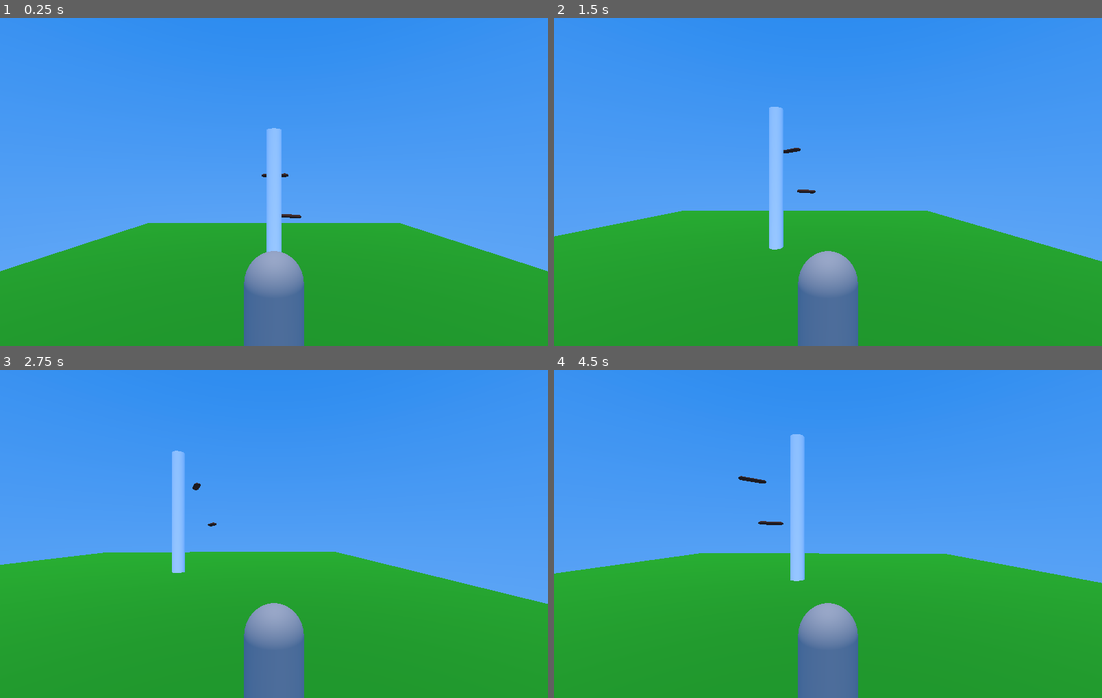
Above: before the commit, frames 1-4 (two rows, left to right).
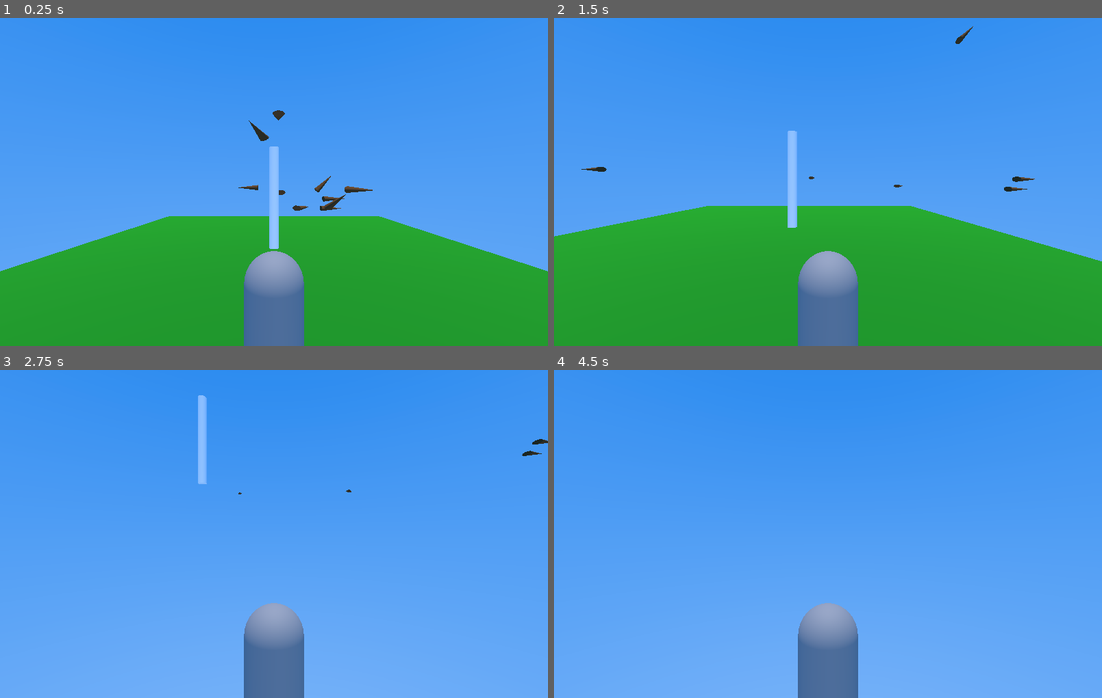
Above: after the commit, the same moments.

Repository: super-goose/boids
Game: Godot game, scene res://scenes/main_3d/main_3d.tscn
The game is run twice, just before and just after one commit, with the same random seed, the same clock (stepped at 60 frames per second) and the same inputs.
Inputs (mouse positions are in pixels of both pictures, inside the frame that each line leads up to):
- Up to frame 1 (0.25 s): no input
- Up to frame 2 (1.5 s): tap Enter (ui_accept) at 0.5, 0.77 s; move the mouse to (948, 165) at 0.52 s; hold Right (ui_right) 0.53-1.28 s; click (948, 165) at 0.67 s; move the mouse to (718, 198) at 1.27 s; hold Down (ui_down) from 1.28 s (still down)
- Up to frame 3 (2.75 s): tap Enter (ui_accept) at 1.52 s; move the mouse to (328, 461) at 2.02 s; release Down (ui_down) at 2.03 s; hold Right (ui_right) from 2.03 s (still down)
- Up to frame 4 (4.5 s): move the mouse to (800, 599) at 2.77 s; release Right (ui_right) at 2.78 s; hold Up (ui_up) 2.78-3.53 s; click (800, 599) at 2.92 s; tap Enter (ui_accept) at 3.02, 3.77 s; move the mouse to (992, 583) at 3.52 s; hold Left (ui_left) from 3.53 s (still down); move the mouse to (663, 484) at 4.27 s

The runs differ from the first frame. In frame 1, 1.7% of the frame differs, in the area x 27-73%, y 28-72%; in frame 2, 2.4%; in frame 3, 39%; in frame 4, 40%, in the area x 0-100%, y 19-100%.

Commit message:
boids fly in their own direction

Diff:
--- a/scenes/boid_3d/boid_3d.gd
+++ b/scenes/boid_3d/boid_3d.gd
@@ -1,3 +1,4 @@
+class_name Boid
 extends CharacterBody3D
 
 @export var speed = 14
@@ -5,21 +6,28 @@
 var direction = Vector3.FORWARD
 var rotation_speed = 3 * PI / 2
 var target_velocity = Vector3.ZERO
+var neighbors: Array[Boid] = []
 
 func _ready():
 	print('new boid!')
-	position = Vector3(randi_range(1, 3), randi_range(4, 7), randi_range(1, 3))
 
 func _physics_process(delta):
 	print('boid movin')
+	# check for average direction
+	var average_direction = Vector3.ZERO
+	for neighbor in neighbors:
+		average_direction = average_direction + neighbor.direction
 
-	# We create a local variable to store the input direction.
-	direction = direction.rotated(Vector3.UP, rotation_speed * delta)
-	rotate_y(rotation_speed * delta)
+	average_direction = average_direction.normalized()
 
-	direction.normalized()
+	#direction = direction.rotated(Vector3.UP, rotation_speed * delta)
+	#lerp_angle(0, PI, 1)
+	#rotate_y(rotation_speed * delta)
+
+	direction = direction.normalized()
 	# Ground Velocity
 	target_velocity.x = direction.x * speed
+	target_velocity.y = direction.y * speed
 	target_velocity.z = direction.z * speed
 
 	## Vertical Velocity
@@ -28,4 +36,18 @@
 
 	# Moving the Character
 	velocity = target_velocity
+	look_at(global_transform.origin + direction, Vector3.UP)
 	move_and_slide()
+
+func set_stats(_position: Vector3, _direction: Vector3):
+	position = _position
+	direction = _direction
+
+func _on_field_of_view_body_entered(body: Boid) -> void:
+	neighbors.push_back(body)
+
+
+func _on_field_of_view_body_exited(body: Boid) -> void:
+	var index = neighbors.find(body)
+	if (index > -1):
+		neighbors.remove_at(index)
--- a/scenes/boid_3d/boid_3d.tscn
+++ b/scenes/boid_3d/boid_3d.tscn
@@ -1,25 +1,41 @@
-[gd_scene load_steps=5 format=3 uid="uid://cgnveqs7l33dh"]
+[gd_scene load_steps=6 format=3 uid="uid://cgnveqs7l33dh"]
 
 [ext_resource type="Script" path="res://scenes/boid_3d/boid_3d.gd" id="1_7dokw"]
 
-[sub_resource type="StandardMaterial3D" id="StandardMaterial3D_ymumk"]
-albedo_color = Color(0.229544, 0.0935053, 3.60981e-08, 1)
+[sub_resource type="StandardMaterial3D" id="StandardMaterial3D_cm0mt"]
+albedo_color = Color(0.383818, 0.229722, 0.0600254, 1)
 
-[sub_resource type="CapsuleMesh" id="CapsuleMesh_gg1bs"]
-material = SubResource("StandardMaterial3D_ymumk")
-radius = 0.25
+[sub_resource type="CylinderMesh" id="CylinderMesh_pkpoe"]
+material = SubResource("StandardMaterial3D_cm0mt")
+bottom_radius = 0.0
 
 [sub_resource type="CapsuleShape3D" id="CapsuleShape3D_t3x1g"]
 radius = 0.25
+
+[sub_resource type="CylinderShape3D" id="CylinderShape3D_cvyt3"]
+height = 5.0
+radius = 3.0
 
 [node name="Boid3D" type="CharacterBody3D"]
 script = ExtResource("1_7dokw")
 
 [node name="MeshInstance3D" type="MeshInstance3D" parent="."]
 transform = Transform3D(1, 0, 0, 0, -4.37114e-08, -0.5, 0, 1, -2.18557e-08, 0, 0, 0)
-mesh = SubResource("CapsuleMesh_gg1bs")
+mesh = SubResource("CylinderMesh_pkpoe")
 skeleton = NodePath("../..")
 
 [node name="CollisionShape3D" type="CollisionShape3D" parent="."]
 transform = Transform3D(1, 0, 0, 0, -4.37114e-08, -1, 0, 1, -4.37114e-08, 0, 0, 0)
 shape = SubResource("CapsuleShape3D_t3x1g")
+
+[node name="FieldOfView" type="Area3D" parent="."]
+
+[node name="CollisionShape3D" type="CollisionShape3D" parent="FieldOfView"]
+transform = Transform3D(1, 0, 0, 0, -4.37114e-08, -1, 0, 1, -4.37114e-08, 0, 0, -1.51423)
+shape = SubResource("CylinderShape3D_cvyt3")
+
+[node name="RayCast3D" type="RayCast3D" parent="."]
+target_position = Vector3(0, 0, -5)
+
+[connection signal="body_entered" from="FieldOfView" to="." method="_on_field_of_view_body_entered"]
+[connection signal="body_exited" from="FieldOfView" to="." method="_on_field_of_view_body_exited"]
--- a/scenes/main_3d/main_3d.gd
+++ b/scenes/main_3d/main_3d.gd
@@ -4,8 +4,17 @@
 
 func _ready():
 	print("adding a boid")
-	$BoidContainer.add_child(Boid3D.instantiate())
-	$BoidContainer.add_child(Boid3D.instantiate())
+	for i in range(10):
+		var boid = Boid3D.instantiate()
+		var direction = Vector3(randi_range(-1, 1), randi_range(0, 1), randi_range(-1, 1))
+		while direction.length() == 0:
+			direction = Vector3(randi_range(-1, 1), randi_range(0, 1), randi_range(-1, 1))
+
+		boid.set_stats(
+			Vector3(randi_range(1, 3), randi_range(4, 7), randi_range(1, 3)),
+			direction,
+		)
+		$BoidContainer.add_child(boid)
 
 func _process(delta):
 	if Input.is_action_just_pressed("utility_reload"):
--- a/scenes/main_3d/main_3d.tscn
+++ b/scenes/main_3d/main_3d.tscn
@@ -36,6 +36,7 @@
 
 [sub_resource type="PlaneMesh" id="PlaneMesh_j6hpn"]
 material = SubResource("StandardMaterial3D_domv7")
+size = Vector2(40, 40)
 
 [sub_resource type="BoxShape3D" id="BoxShape3D_xdi54"]
 size = Vector3(40, 0, 40)
@@ -60,12 +61,11 @@
 [node name="BoidContainer" type="Node3D" parent="."]
 
 [node name="Player" parent="." instance=ExtResource("2_1qdgb")]
-transform = Transform3D(1, 0, 0, 0, 1, 0, 0, 0, 1, 2.08165e-12, 5, 10.67)
+transform = Transform3D(1, 0, 0, 0, 1, 0, 0, 0, 1, 2.08165e-12, 5, 17.6983)
 
 [node name="Floor" type="Node3D" parent="."]
 
 [node name="MeshInstance3D" type="MeshInstance3D" parent="Floor"]
-transform = Transform3D(20, 0, 0, 0, 20, 0, 0, 0, 20, 0, 0, 0)
 mesh = SubResource("PlaneMesh_j6hpn")
 skeleton = NodePath("../..")
 
